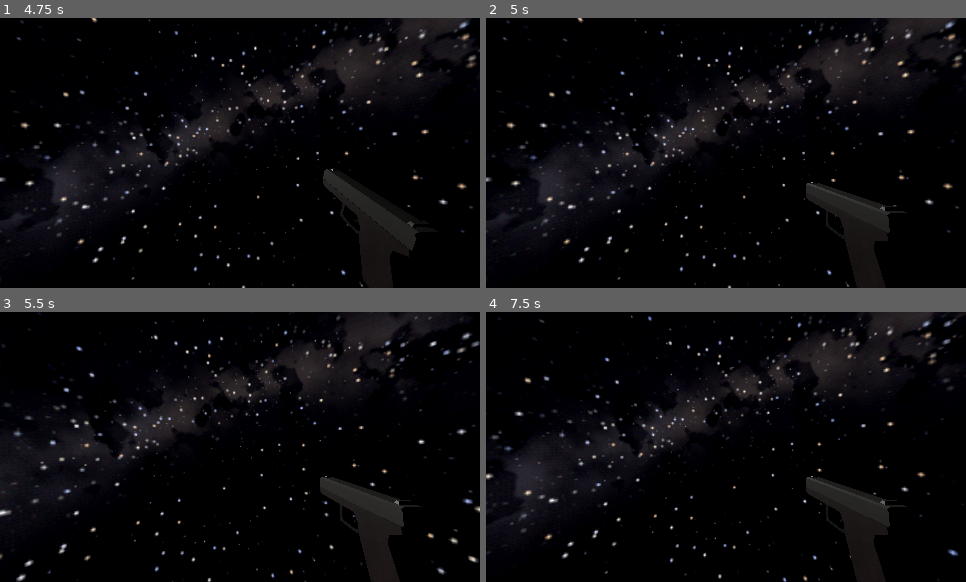
Above: before the commit, frames 1-4 (two rows, left to right).
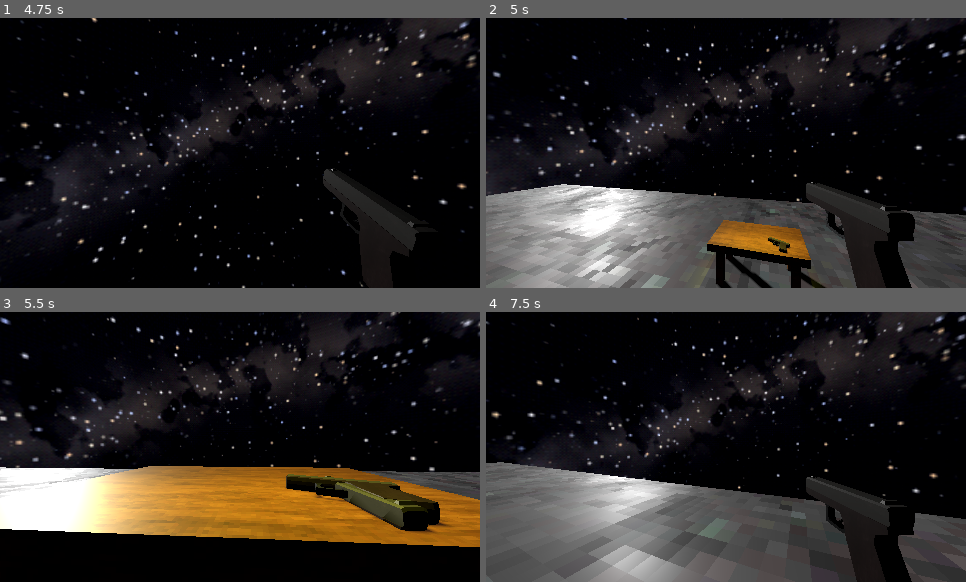
Above: after the commit, the same moments.

Repository: TheM0RSE/GameOff2026
Game: Godot game, scene res://Scenes/Main.tscn
The game is run twice, just before and just after one commit, with the same random seed, the same clock (stepped at 60 frames per second) and the same inputs.
Inputs (mouse positions are in pixels of both pictures, inside the frame that each line leads up to):
- Up to frame 1 (4.75 s): move the mouse to (264, 153) at 0.52 s; hold W (up) from 0.53 s (still down); tap Ctrl (Dash) at 0.6, 2.85 s; tap Space (jump) at 0.77, 1.52, 3.02, 3.77, 4.52 s; move the mouse to (216, 153) at 1.27 s; tap Shift (Sprint) at 1.35 s; move the mouse to (249, 147) at 2.02 s; click (249, 147) at 2.1 s; move the mouse to (235, 158) at 2.77 s; move the mouse to (278, 155) at 3.52 s; hold Shift (Sprint) 3.53-4.28 s; tap Escape (pause, bound only after the commit) at 4.15 s; tap Enter at 4.25 s; move the mouse to (201, 150) at 4.27 s; click (201, 150) at 4.35 s
- Up to frame 2 (5 s): keep holding W (up); tap R (reset, bound only after the commit) at 4.9 s
- Up to frame 3 (5.5 s): keep holding W (up); move the mouse to (244, 447) at 5.02 s; tap Ctrl (Dash) at 5.1 s
- Up to frame 4 (7.5 s): tap R (reset, bound only after the commit) at 5.75 s; move the mouse to (706, 441) at 5.77 s; release W (up) at 5.78 s; hold D (right) 5.78-6.53 s; tap Shift (Sprint) at 5.85 s; tap Space (jump) at 6.02, 6.77 s; move the mouse to (750, 447) at 6.52 s; hold W (up) from 6.53 s (still down); click (750, 447) at 6.6 s; move the mouse to (702, 447) at 7.27 s; tap Ctrl (Dash) at 7.35 s

Frame 1 is identical in both runs. In frame 2, 37% of the frame differs, in the area x 0-100%, y 0-100%; in frame 3, 35%; in frame 4, 35%.

Commit message:
Added toggleable locked mouse; Added reset button

Diff:
--- a/Entities/Player/Player.gd
+++ b/Entities/Player/Player.gd
@@ -65,6 +65,16 @@
 		speed = SPRINT_SPEED
 	else:
 		speed = WALK_SPEED
+
+	#Toggle between locked and unlocked mouse
+	if Input.is_action_just_pressed("pause"):
+		if Input.mouse_mode == Input.MOUSE_MODE_CAPTURED:
+			Input.mouse_mode = Input.MOUSE_MODE_VISIBLE
+		else:
+			Input.mouse_mode = Input.MOUSE_MODE_CAPTURED
+
+	if Input.is_action_just_pressed("reset"):
+		get_tree().reload_current_scene()
 
 func _physics_process(delta: float) -> void:
 	# If player is not on ground
--- a/project.godot
+++ b/project.godot
@@ -73,6 +73,16 @@
 "events": [Object(InputEventKey,"resource_local_to_scene":false,"resource_name":"","device":-1,"window_id":0,"alt_press …(195 unchanged characters)…
 ]
 }
+pause={
+"deadzone": 0.2,
+"events": [Object(InputEventKey,"resource_local_to_scene":false,"resource_name":"","device":-1,"window_id":0,"alt_pressed":false,"shift_pressed":false,"ctrl_pressed":false,"meta_pressed":false,"pressed":false,"keycode":0,"physical_keycode":4194305,"key_label":0,"unicode":0,"location":0,"echo":false,"script":null)
+]
+}
+reset={
+"deadzone": 0.2,
+"events": [Object(InputEventKey,"resource_local_to_scene":false,"resource_name":"","device":-1,"window_id":0,"alt_pressed":false,"shift_pressed":false,"ctrl_pressed":false,"meta_pressed":false,"pressed":false,"keycode":0,"physical_keycode":82,"key_label":0,"unicode":114,"location":0,"echo":false,"script":null)
+]
+}
 
 [physics]
 
